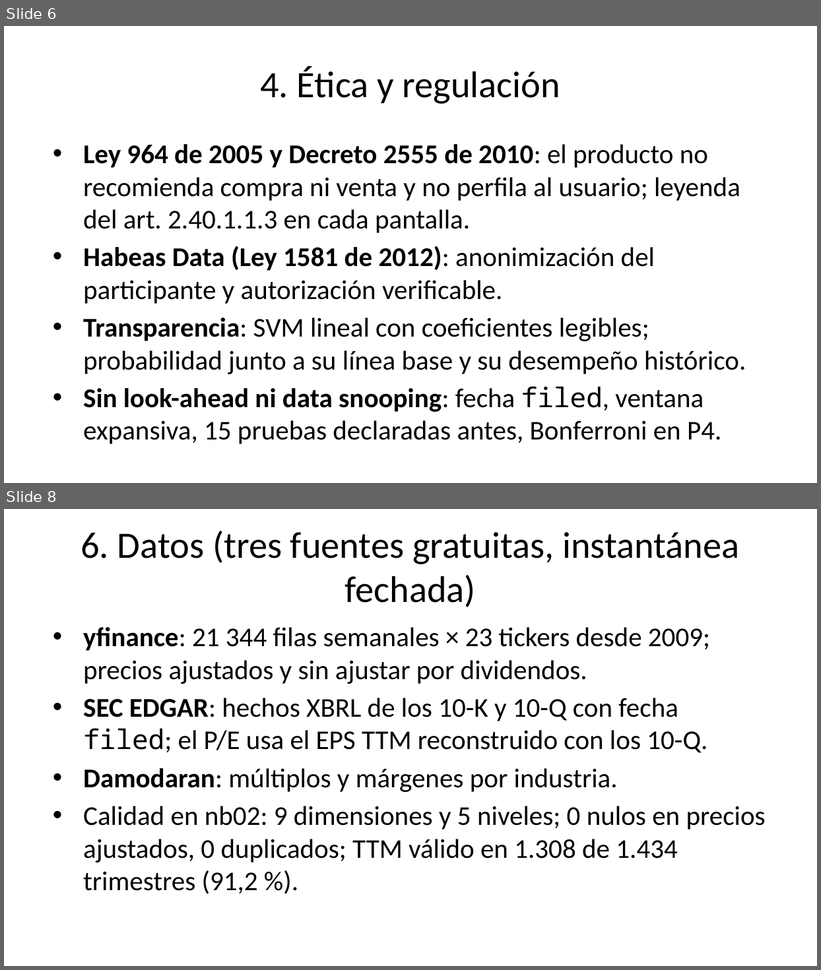
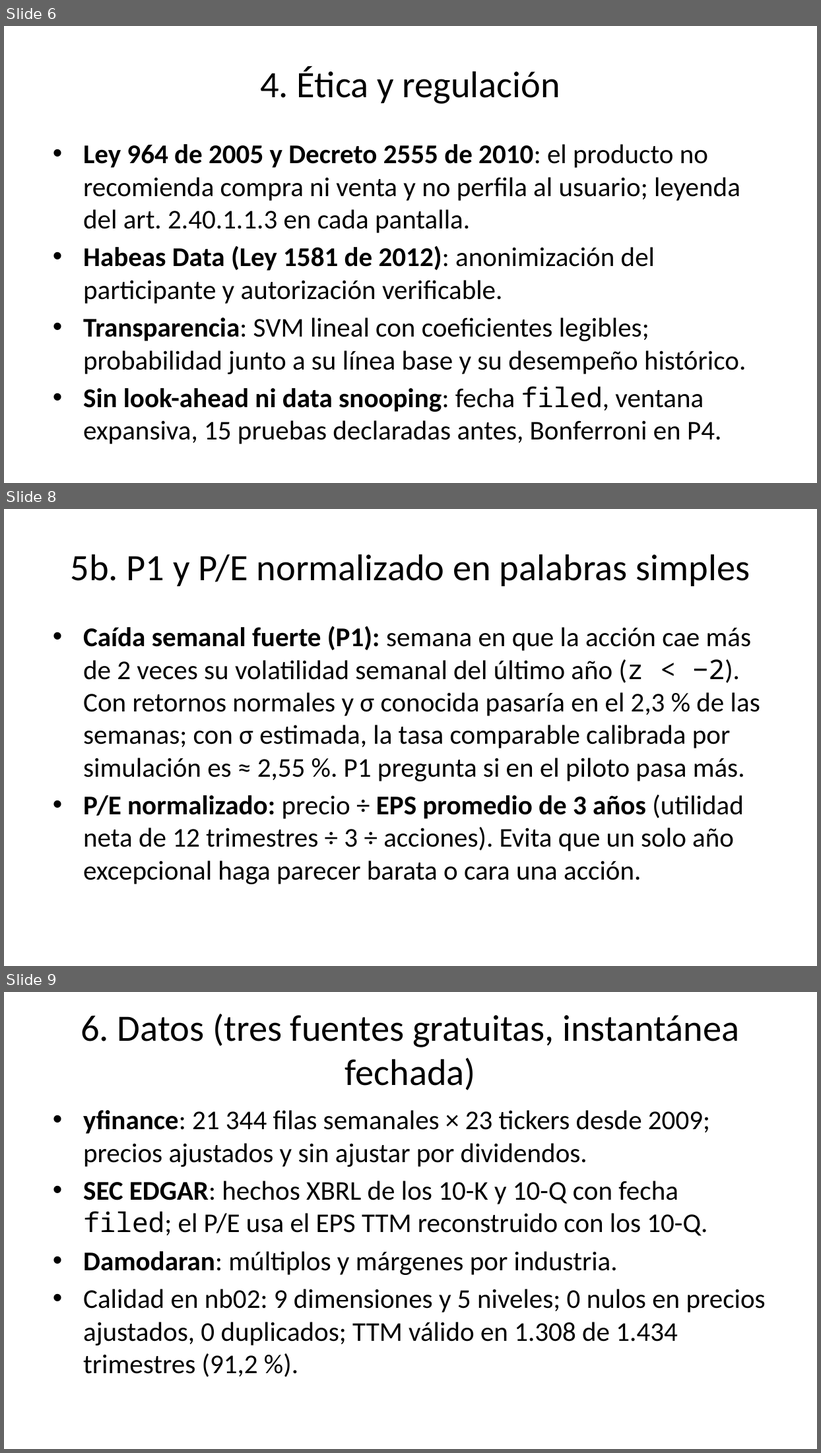
Before and after one commit to louis97/asistente-financiero, a slide deck: entregables/entrega_1/presentacion.pptx. Shown one above the other, each under a label of ours: slides 6 and 8 before the commit, slides 6, 8 and 9 after it; the slides between them are not shown. The pictures are 821x970 and 821x1453 pixels, drawn with LibreOffice and Linux fonts; fonts in the diff are those of the drawing. Boxes give left, top, right and bottom in pixels: in the first picture for what was removed or moved away, otherwise in the second. Text is boxed around its words. In the diff, an @@ line names an element or a change of style, - is before the commit and + after.

Commit message:
docs: reescribir reporte en prosa ejecutiva (6 páginas) y alinear presentación
- reporte.md ahora combina las tablas de hipótesis y resultados en una sola, con columna 'Qué decide en la herramienta' (R8) que une cada hipótesis con la pieza del producto que depende de ella.
- Agrega 'P1 en palabras simples' (caída fuerte, nulo calibrado 2,55 %) y 'P/E normalizado en palabras simples' (precio ÷ EPS promedio de 3 años) para un lector sin finanzas.
- Explica el diseño experimental (etiqueta, N=60, k=1, corte 2018-12-31 con espacio ≥N, subperíodos, AUC base 0,591) y las métricas del SVM (AUC, Brier, calibración), diferenciando lo hecho en la entrega 1 de lo que se calcula en la 2.
- Define términos para el lector sin finanzas la primera vez que aparecen (P/E, EPS, σ, AUC, IC, ETF, percentil…).
- Añade una nota única sobre la convención § al inicio.
- Mantiene las 3 figuras (mockup, P2, P4); P2 y P4 pasan a side-by-side para fit en 6 páginas.
- Alinea presentacion.md: nueva columna 'Decide en la herramienta' en el slide del enfoque analítico y nueva lámina 5b 'P1 y P/E normalizado en palabras simples'.
- Regenera reporte.pdf (6 pp.), presentacion.pptx y presentacion.pdf.

```diff
--- a/entregables/entrega_1/presentacion.pptx
+++ b/entregables/entrega_1/presentacion.pptx
@@ slide 8 added at bbox=[4, 509, 817, 966], background #FFFFFF @@
@@ title added at bbox=[71, 554, 750, 586], 33 pt, text #000000 @@
+5b. P1 y P/E normalizado en palabras simples
@@ text added at bbox=[83, 626, 760, 885], 24 pt, text #000000 @@
+• Caída semanal fuerte (P1): semana en que la acción cae más de 2 veces su volatilidad semanal del último año (z < −2). Con retornos normales y σ conocida pasaría en el 2,3 % de las semanas; con σ estimada, la tasa comparable calibrada por simulación es ≈ 2,55 %. P1 pregunta si en el piloto pasa más.
+• P/E normalizado: precio ÷ EPS promedio de 3 años (utilidad neta de 12 trimestres ÷ 3 ÷ acciones). Evita que un solo año excepcional haga parecer barata o cara una acción.
@@ what was slide 8 is now slide 9 @@
```
Also in this commit, not shown: 2 slides changed, 4 other files.
